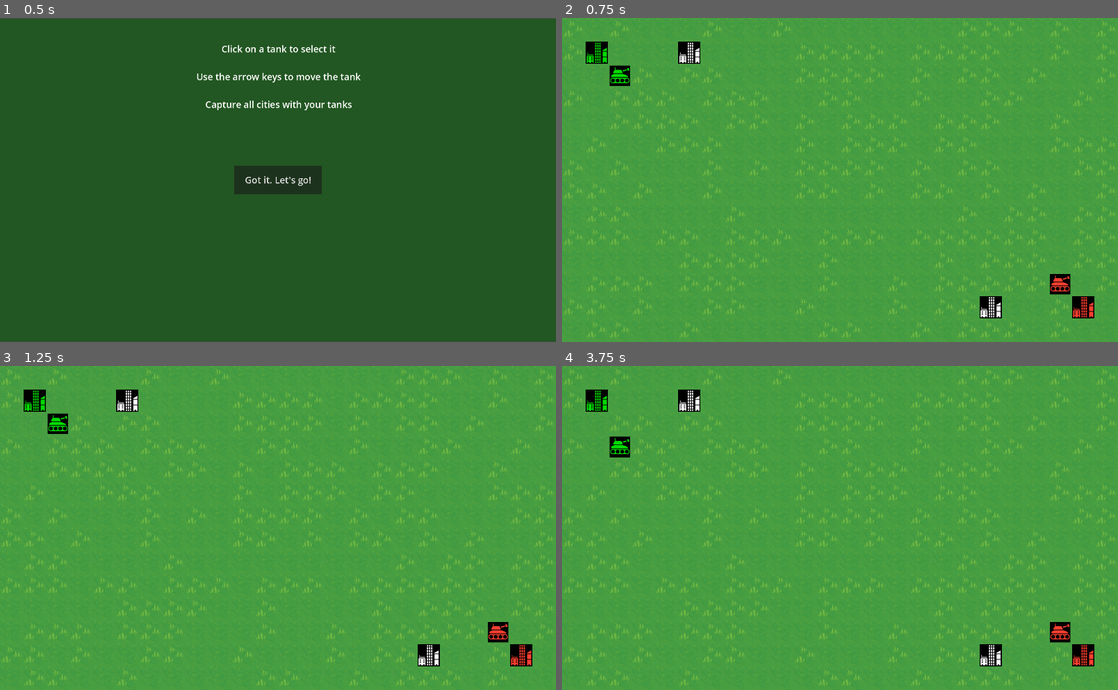
Above: before the commit, frames 1-4 (two rows, left to right).
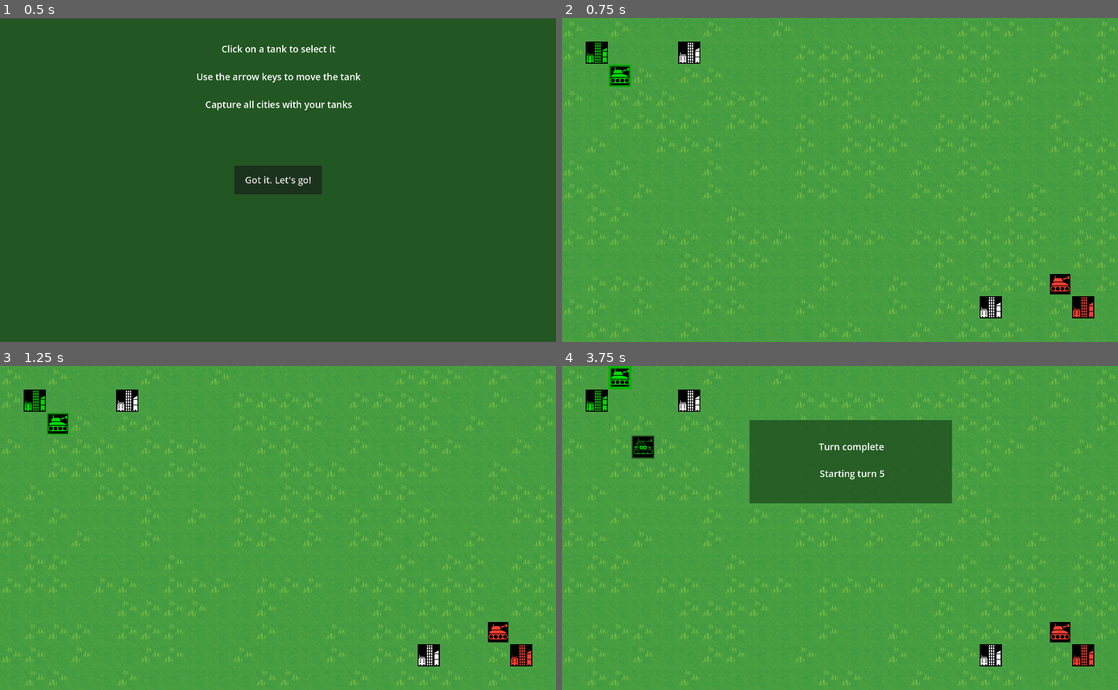
Above: after the commit, the same moments.

Repository: greenmoss/tankies
Game: Godot game, scene res://main.tscn
Two runs of this game, one before a commit and one after it. Both use one fixed random seed, a clock stepped at 60 frames per second and the inputs below.
Inputs (mouse positions are in pixels of both pictures, inside the frame that each line leads up to):
- Up to frame 1 (0.5 s): no input
- Up to frame 2 (0.75 s): click "Got it. Let's go!" at 0.5 s
- Up to frame 3 (1.25 s): no input
- Up to frame 4 (3.75 s): tap Enter at 1.25, 2.75 s; move the mouse to (617, 424) at 1.27 s; press the mouse at (617, 424) at 1.28 s; hold Right (right) 1.28-2.03 s; tap N (next) at 1.55, 2.1 s; tap Space at 2, 3.5 s; move the mouse to (1062, 631) at 2.02 s; release the mouse at (1062, 631) at 2.03 s; hold Down (down) 2.03-2.78 s; click (1062, 631) at 2.17 s; tap Z (sleep) at 2.3 s; move the mouse to (895, 456) at 2.77 s; hold Right (right) 2.78-3.53 s; hold Z (sleep) 2.78-3.53 s; click (895, 456) at 3.05 s; move the mouse to (812, 592) at 3.52 s; hold Up (up) from 3.53 s (still down); click (812, 592) at 3.6 s

Frame 1 is identical in both runs. In frame 2, 0.1% of the frame differs, in the area x 8-13%, y 14-22%; in frame 3, 0.1%; in frame 4, 10%, in the area x 8-71%, y 0-43%.
Error before the commit: Invalid call. Nonexistent function 'refill_moves' in base 'Nil'. (res://team/teams.gd:33)

Commit message:
Move cursor to dedicated object
We removed it from individual units

Diff:
--- a/common/signal_bus.gd
+++ b/common/signal_bus.gd
@@ -2,10 +2,15 @@
 
 signal city_captured
 signal city_requested_unit
+
+signal mouse_entered_unit
+signal mouse_exited_unit
 
 signal team_won
 
 signal unit_collided
 signal unit_completed_moves
 
+signal units_selected_next
+
 signal want_next_unit
--- a/team/team.gd
+++ b/team/team.gd
@@ -17,8 +17,8 @@
     if city.my_team != name: return
     select_next_unit()
 
-func _handle_next_unit_signals(current_unit):
-    if current_unit.my_team != name: return
+func _handle_next_unit_signals(wanted_team):
+    if wanted_team != name: return
     select_next_unit()
 
 func build_unit_in(city):
--- a/turn/turns.gd
+++ b/turn/turns.gd
@@ -21,10 +21,11 @@
         check_done()
 
 func start():
+    start_next_turn = false
+
     previous_turn_number += 1
     turn_number += 1
     $banner.display(previous_turn_number, turn_number)
-    start_next_turn = false
 
     cities.build_units(turn_number)
     teams.refill_moves()
--- /dev/null
+++ b/ui/cursor.gd
@@ -0,0 +1,76 @@
+extends Sprite2D
+
+var time = 0
+var duration = 1.5  # duration of the cursor throbber animation
+var units_under_mouse = {}
+var selected_unit : Area2D
+
+func _ready():
+    units_under_mouse = {}
+    selected_unit = null
+    SignalBus.units_selected_next.connect(_units_selected_next)
+    SignalBus.mouse_entered_unit.connect(_mouse_entered_unit)
+    SignalBus.mouse_exited_unit.connect(_mouse_exited_unit)
+
+func _physics_process(delta):
+    if not visible: return
+    throb(delta)
+
+func _mouse_entered_unit(unit):
+    units_under_mouse[unit] = true
+
+func _mouse_exited_unit(unit):
+    units_under_mouse[unit] = false
+
+func _unhandled_input(event):
+    if event.is_action_pressed("click"):
+        selected_unit = select_first_mouseover_unit()
+        return
+
+    if try_input_to_unit(event):
+        return
+
+    if event.is_action_pressed('next'):
+        SignalBus.want_next_unit.emit(Global.human_team)
+        return
+
+func try_input_to_unit(event) -> bool:
+    if selected_unit == null:
+        deactivate()
+        return false
+
+    selected_unit.handle_cursor_input_event(event)
+
+    if selected_unit.is_moving():
+        deactivate()
+    else:
+        activate(selected_unit.position)
+
+    return true
+
+func _units_selected_next(unit):
+    selected_unit = unit
+    activate(unit.position)
+
+func select_first_mouseover_unit() -> Area2D:
+    for unit in units_under_mouse.keys():
+        if units_under_mouse[unit] == false: continue
+        return(unit)
+    return null
+
+func throb(delta):
+    # animate alpha
+    if time < duration:
+        time += delta
+        modulate.a = lerp(1.0, 0.25, time / duration)
+    else:
+        time = 0
+
+func activate(new_position):
+    if not visible:
+        time = 0
+    position = new_position
+    visible = true
+
+func deactivate():
+    visible = false
--- a/unit/cursor.gd
+++ /dev/null
@@ -1,24 +0,0 @@
-extends Sprite2D
-
-var time = 0
-var duration = 1.5  # length of the effect
-
-func _process(delta):
-    if not visible: return
-    throb(delta)
-
-func throb(delta):
-    # animate alpha
-    if time < duration:
-        time += delta
-        modulate.a = lerp(1.0, 0.25, time / duration)
-    else:
-        time = 0
-
-func activate():
-    if not visible:
-        time = 0
-    visible = true
-
-func deactivate():
-    visible = false
--- a/unit/unit.gd
+++ b/unit/unit.gd
@@ -8,8 +8,6 @@
     "up": Vector2.UP,
     "down": Vector2.DOWN,
     }
-var selected = false
-var mouse_is_over_me = false
 var move_animation_speed = 10
 var moving = false
 var facing = 0 # default/right
@@ -24,41 +22,37 @@
 
 @onready var ray = $RayCast2D
 
-func _input(event):
+func _on_mouse_entered():
+    SignalBus.mouse_entered_unit.emit(self)
+
+func _on_mouse_exited():
+    SignalBus.mouse_exited_unit.emit(self)
+
+func handle_cursor_input_event(event):
+    if moving: return
+
     if event.is_action_pressed("click"):
-
-        if mouse_is_over_me:
-            if on_my_team():
-                select_me()
-                if is_sleeping():
-                    awaken()
-
-                return
-
-            $Sounds.play_denied()
+        if on_my_team():
+            select_me()
+            if is_sleeping():
+                awaken()
+
             return
 
-        deselect_me()
-        return
-
-func _on_mouse_entered():
-    mouse_is_over_me = true
-
-func _on_mouse_exited():
-    mouse_is_over_me = false
-
-func _unhandled_input(event):
-    if not selected: return
-    if moving: return
+        $Sounds.play_denied()
+        return
+
     for direction in inputs.keys():
         if event.is_action_pressed(direction):
             request_move(direction)
             return
+
     if event.is_action_pressed('sleep'):
         toggle_sleep()
         return
+
     if event.is_action_pressed('next'):
-        SignalBus.want_next_unit.emit(self)
+        SignalBus.want_next_unit.emit(self.my_team)
         return
 
 func _ready():
@@ -79,7 +73,7 @@
     deselect_me()
     sleep_turns = -1
     $Inactive.sleep_infinity()
-    SignalBus.unit_completed_moves.emit(self)
+    SignalBus.unit_completed_moves.emit(my_team)
 
 func toggle_sleep():
     if is_sleeping():
@@ -87,10 +81,13 @@
     else:
         go_to_sleep()
 
-func is_awake():
+func is_awake() -> bool:
     return (sleep_turns == 0)
 
-func is_sleeping():
+func is_moving() -> bool:
+    return moving
+
+func is_sleeping() -> bool:
     return (sleep_turns != 0)
 
 func request_move(direction):
@@ -172,9 +169,7 @@
         1.0/move_animation_speed
         ).set_trans(Tween.TRANS_SINE)
     moving = true
-    $Cursor.deactivate()
     await tween.finished
-    $Cursor/CooldownTimer.start()
     moving = false
 
     if(in_city != null):
@@ -183,7 +178,7 @@
 
     moves_remaining -= 1
     if not has_more_moves():
-        SignalBus.unit_completed_moves.emit(self)
+        SignalBus.unit_completed_moves.emit(my_team)
         deselect_me()
         $Inactive.done_moving()
 
@@ -192,7 +187,7 @@
     add_to_group(my_team)
     add_to_group("Units")
 
-func on_my_team():
+func on_my_team() -> bool:
     # TODO: look for a better way to implement debugging overrides
     if Global.debug_select_any or my_team == Global.human_team:
         return true
@@ -203,13 +198,9 @@
 
 func select_me():
     $Sounds.play_ready()
-    selected = true
-    $Cursor.activate()
 
 func deselect_me():
     $Sounds.stop_all()
-    selected = false
-    $Cursor.deactivate()
 
 func has_more_moves():
     if is_sleeping(): return false
@@ -220,9 +211,5 @@
     if is_awake():
         $Inactive.awaken()
 
-func _on_cooldown_timer_timeout():
-    if selected:
-        $Cursor.activate()
-
 func disband():
     queue_free()
--- a/unit/unit.tscn
+++ b/unit/unit.tscn
@@ -6,9 +6,7 @@
 [ext_resource type="Script" path="res://unit/Inactive.gd" id="3_dk2lf"]
 [ext_resource type="Script" path="res://unit/sounds.gd" id="3_jpn2r"]
 [ext_resource type="Theme" uid="uid://c1nmfw7vtwmjo" path="res://ui/theme.tres" id="3_wycgt"]
-[ext_resource type="Texture2D" uid="uid://78uj1p8xjotd" path="res://ui/cursor_box.png" id="4_amcrf"]
 [ext_resource type="AudioStream" uid="uid://brbw1roktafb" path="res://unit/cduckett-01-ready.mp3" id="5_hjqgu"]
-[ext_resource type="Script" path="res://unit/cursor.gd" id="5_rhdgt"]
 [ext_resource type="AudioStream" uid="uid://djq57osep84yd" path="res://unit/denied.mp3" id="6_ejjmt"]
 
 [sub_resource type="RectangleShape2D" id="RectangleShape2D_hbtie"]
@@ -68,14 +66,6 @@
 horizontal_alignment = 1
 vertical_alignment = 1
 
-[node name="Cursor" type="Sprite2D" parent="."]
-visible = false
-texture = ExtResource("4_amcrf")
-script = ExtResource("5_rhdgt")
-
-[node name="CooldownTimer" type="Timer" parent="Cursor"]
-wait_time = 0.5
-
 [node name="RayCast2D" type="RayCast2D" parent="."]
 collide_with_areas = true
 
@@ -94,4 +84,3 @@
 
 [connection signal="mouse_entered" from="." to="." method="_on_mouse_entered"]
 [connection signal="mouse_exited" from="." to="." method="_on_mouse_exited"]
-[connection signal="timeout" from="Cursor/CooldownTimer" to="." method="_on_cooldown_timer_timeout"]
--- a/unit/units.gd
+++ b/unit/units.gd
@@ -17,6 +17,7 @@
 func select_next():
     for unit in get_children():
         if unit.has_more_moves():
+            SignalBus.units_selected_next.emit(unit)
             unit.select_me()
             return
 
--- a/world/world.tscn
+++ b/world/world.tscn
@@ -10,6 +10,8 @@
 [ext_resource type="Script" path="res://team/teams.gd" id="7_au7yj"]
 [ext_resource type="Script" path="res://unit/units.gd" id="8_4k8im"]
 [ext_resource type="PackedScene" uid="uid://sgl6kqwi4tqx" path="res://team/team.tscn" id="8_y6rer"]
+[ext_resource type="Script" path="res://ui/cursor.gd" id="11_ejds3"]
+[ext_resource type="Texture2D" uid="uid://78uj1p8xjotd" path="res://ui/cursor_box.png" id="11_jjpp2"]
 
 [sub_resource type="TileSetAtlasSource" id="TileSetAtlasSource_kqt2o"]
 texture = ExtResource("1_oiwoi")
@@ -153,12 +155,10 @@
 
 [node name="units" type="Node" parent="teams/neutral"]
 
-[node name="turns" type="Node" parent="." groups=["TurnsManager"]]
+[node name="turns" type="Node" parent="." node_paths=PackedStringArray("cities", "teams") groups=["TurnsManager"]]
 script = ExtResource("5_tktke")
-cities = Object(Node,"_import_path":NodePath(""),"unique_name_in_owner":false,"process_mode":0,"process_priority":0,"process_physics_priority":0,"process_thread_group":0,"editor_description":"","script":ExtResource("3_bgbrx"))
-
-teams = Object(Node,"_import_path":NodePath(""),"unique_name_in_owner":false,"process_mode":0,"process_priority":0,"process_physics_priority":0,"process_thread_group":0,"editor_description":"","script":ExtResource("7_au7yj"))
-
+cities = NodePath("../cities")
+teams = NodePath("../teams")
 
 [node name="banner" parent="turns" instance=ExtResource("6_svbli")]
 visible = false
@@ -166,4 +166,14 @@
 [node name="CoolDownTimer" type="Timer" parent="turns/banner"]
 wait_time = 2.0
 
+[node name="cursor" type="Sprite2D" parent="."]
+visible = false
+modulate = Color(0, 0.862745, 0, 1)
+z_index = 1
+texture = ExtResource("11_jjpp2")
+script = ExtResource("11_ejds3")
+
+[node name="CoolDownTimer" type="Timer" parent="cursor"]
+wait_time = 0.5
+
 [connection signal="timeout" from="turns/banner/CoolDownTimer" to="turns/banner" method="_on_cool_down_timer_timeout"]
Not shown: 1 places in unit/unit.tscn that only renumber resources
Not shown: 1 places in world/world.tscn that only renumber resources
